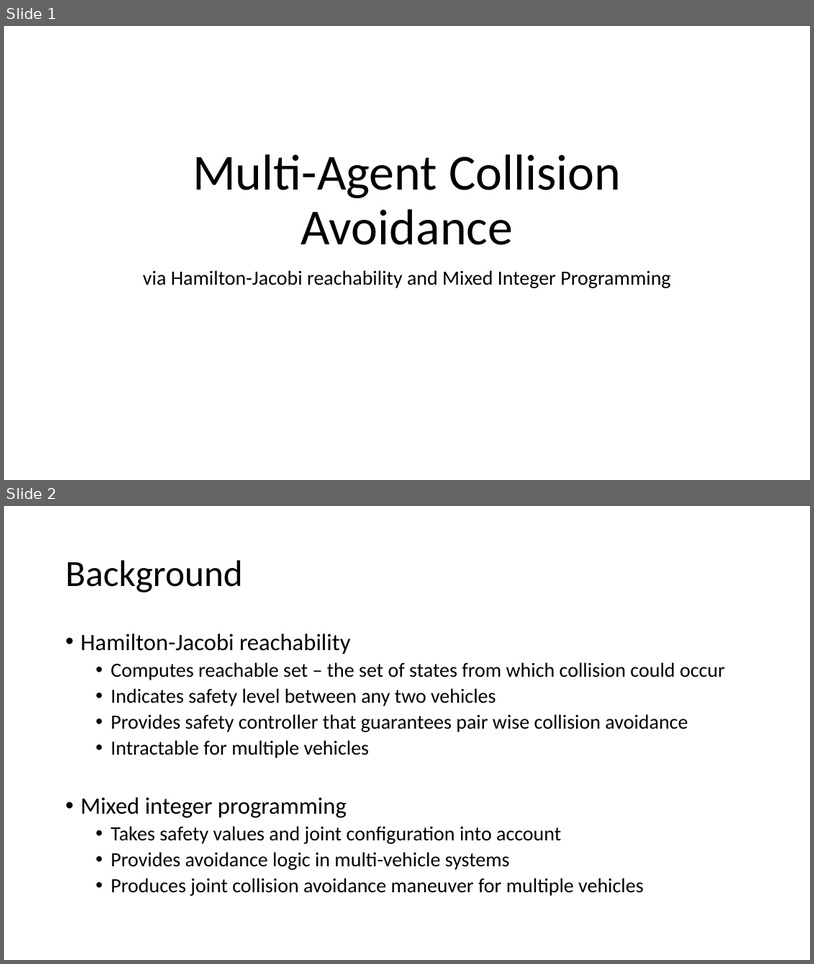
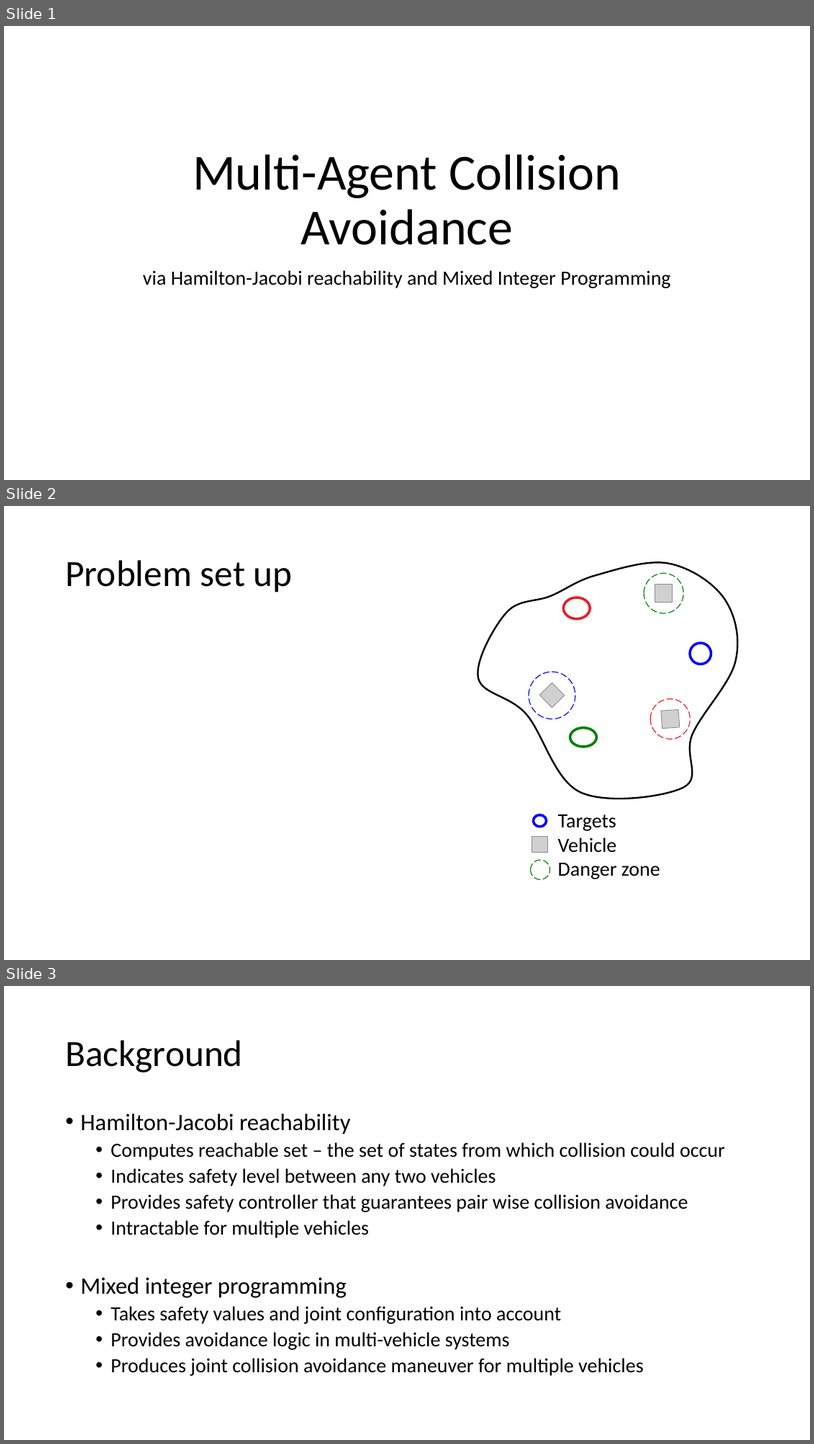
Before and after one commit to HJReachability/UTM, a slide deck: docs/Multi-Agent Collision Avoidance.pptx. Shown one above the other, each under a label of ours: slides 1 and 2 before the commit, slides 1, 2 and 3 after it. The pictures are 814x964 and 814x1444 pixels, drawn with LibreOffice and Linux fonts; fonts in the diff are those of the drawing; grey boxes stand for pictures. Boxes give left, top, right and bottom in pixels: in the first picture for what was removed or moved away, otherwise in the second. Text is boxed around its words. In the diff, an @@ line names an element or a change of style, - is before the commit and + after.

```diff
--- a/docs/Multi-Agent Collision Avoidance.pptx
+++ b/docs/Multi-Agent Collision Avoidance.pptx
@@ slide 2 added at (4, 506, 810, 960), background #FFFFFF @@
@@ title added at (65, 560, 293, 592), 44 pt, text #000000 @@
+Problem set up
@@ group added at (478, 562, 738, 880): 8 ellipses, 4 pictures, 1 freeform shape, 1 text @@
+Targets
+Vehicle
+Danger zone
@@ what was slide 2 is now slide 3 @@
```
Also in this commit, not shown: 3 slides changed, 2 other slides added, 1 slide removed.
